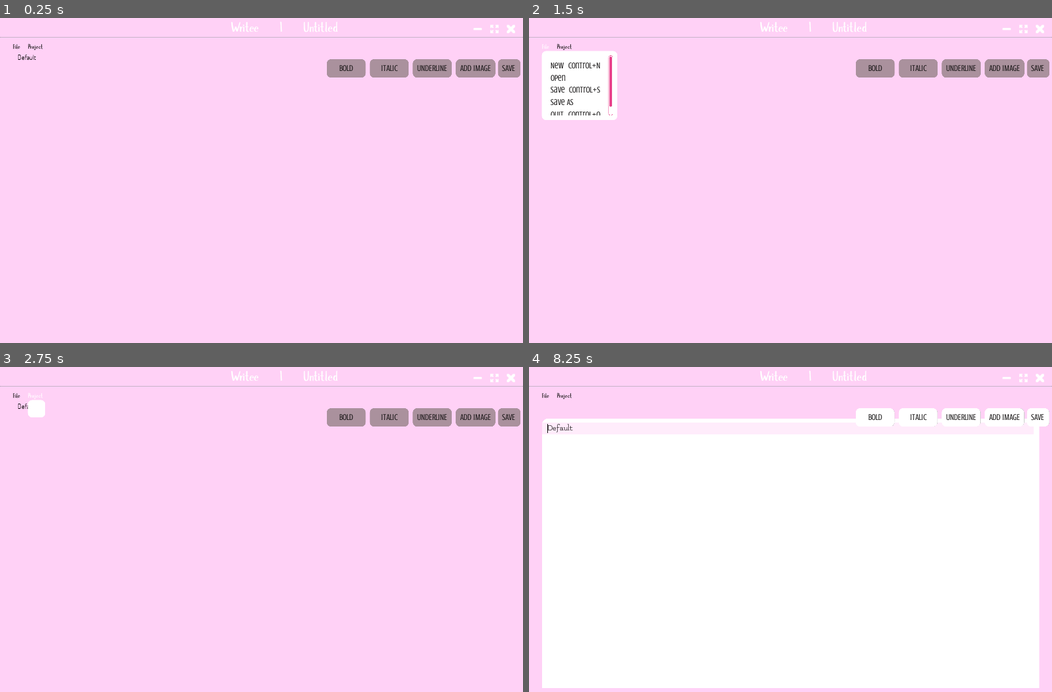
Above: before the commit, frames 1-4 (two rows, left to right).
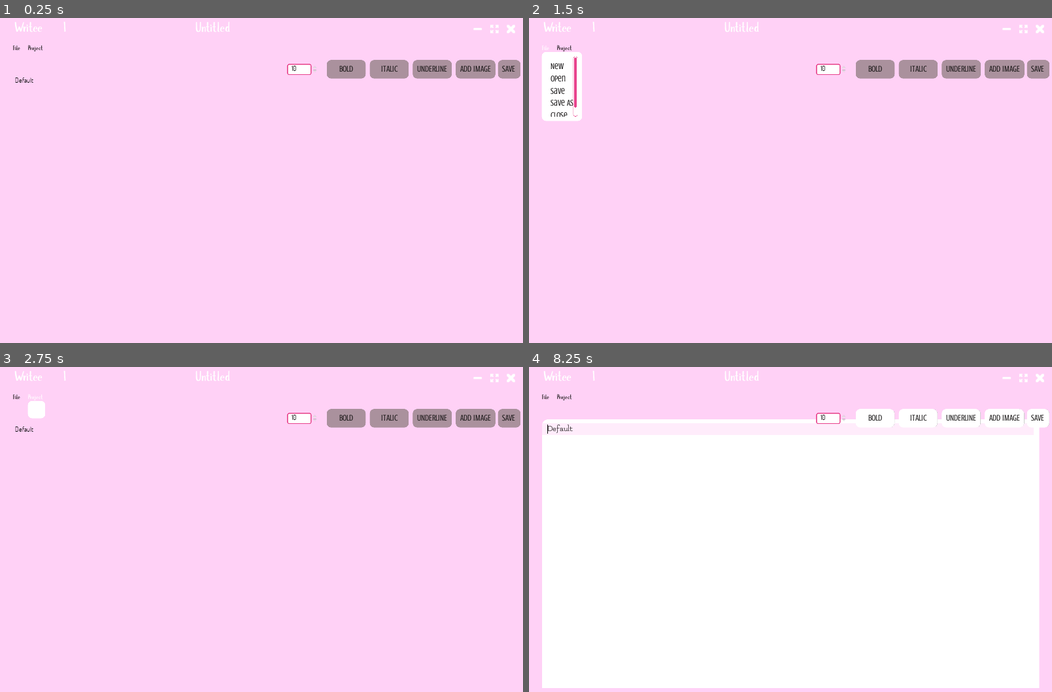
Above: after the commit, the same moments.

Repository: Lulullia/Writee
Game: Godot game, scene res://Main.tscn
Same seed, same stepped clock (60 frames per second), same inputs: the game is played once before the commit and once after it. Before the commit the project has no main scene; this scene is started directly in both runs.
Inputs (mouse positions are in pixels of both pictures, inside the frame that each line leads up to):
- Up to frame 1 (0.25 s): no input
- Up to frame 2 (1.5 s): click (1004, 27) at 0.5 s; click "File" at 1.25 s
- Up to frame 3 (2.75 s): click "Project" at 2 s
- Up to frame 4 (8.25 s): click (1004, 376) at 2.75 s; click "File" at 3.5 s; click "Project" at 4.25 s; click (1004, 376) at 5 s; click "File" at 5.75 s; click "Project" at 6.5 s; tap Enter at 7.25 s; drag from (790, 376) to (842, 464) at 7.27 s; tap Space at 8 s; drag from (685, 558) to (764, 614) at 8.02 s

The runs differ from the first frame. In frame 1, 1.1% of the frame differs, in the area x 0-100%, y 1-20%; in frame 2, 2.8%, in the area x 0-100%, y 1-32%; in frame 3, 1.1%; in frame 4, 1.0%.

Commit message:
Added Easy Formatting & Change Font Size

Diff:
--- a/GLOBAL.gd
+++ b/GLOBAL.gd
@@ -1,29 +1,20 @@
 extends Node
 
-###SIGNALS###
-signal saved
 
 ###############
 ###VARIABLES###
 ###############
 
-const UNTITLED = "Untitled"
-
-onready var Manus_text_env = get_node("/root/Main/Text/Write_Environment/TextEdit")
-
 var app_name = "Writee"
 
-var current_filename = UNTITLED
-var current_filepath
+var current_filename = "Untitled" setget set_current_filename, get_current_filename
+var current_filepath setget set_current_filename, get_current_filepath
 
 var previous_filename = []
 var previous_filepath = []
 
 #Init
 func _ready():
-
-
-	Input.set_custom_mouse_cursor(load("res://Assets/png/cursor_pointer3D.png"), Input.CURSOR_POINTING_HAND)
 
 	var system = File.new()
 	system.open("user/system.wrt", 1)
@@ -33,17 +24,26 @@
 	print(previous_filename)
 	print(previous_filepath)
 
+#Input
+func _input(event):
+
+	if event is InputEventKey:
+		if event.pressed && event.scancode == 83 && Input.is_action_pressed("save"):
+			_save(false)
 
 #Saving
-func _save():
+func _save(quitting):
+	#Save code
 	print("saving")
-	emit_signal("saved")
+	#When save is complete
+	if quitting:
+		_quit()
+	else:
+		pass
 
 
 #Quitting
 func _quit():
-
-	#Add a "do you want to save" reminder
 
 	if current_filepath:
 		previous_filename.push_front(current_filename)
@@ -56,3 +56,15 @@
 		system.close()
 
 	get_tree().quit()
+
+###SETTERS & GETTERS###
+
+func set_current_filename(value):
+	current_filename = value
+func get_current_filename():
+	return current_filename
+
+func set_current_filepath(value):
+	current_filepath = value
+func get_current_filepath():
+	return current_filepath
--- a/Main.gd
+++ b/Main.gd
@@ -1 +1,9 @@
 extends Node
+
+
+func _on_MainUI_open_file(text, override):
+	$ToolBar._update_window_title()
+	if override:
+		$Text/Write_Environment.set_actual_text(text)
+	else:
+		pass
--- a/Main.tscn
+++ b/Main.tscn
@@ -1,11 +1,9 @@
-[gd_scene load_steps=6 format=2]
+[gd_scene load_steps=5 format=2]
 
 [ext_resource path="res://Main.gd" type="Script" id=1]
 [ext_resource path="res://MainUI/ToolBar.tscn" type="PackedScene" id=2]
 [ext_resource path="res://MainUI/MainUI.tscn" type="PackedScene" id=3]
 [ext_resource path="res://WritingEnvironment/Write_Environment.tscn" type="PackedScene" id=4]
-
-[sub_resource type="StyleBoxEmpty" id=1]
 
 [node name="Main" type="Control"]
 anchor_right = 1.0
@@ -13,38 +11,23 @@
 script = ExtResource( 1 )
 
 [node name="ToolBar" parent="." instance=ExtResource( 2 )]
-anchor_right = 0.0
-margin_right = 1216.0
 margin_bottom = 50.0
-mouse_filter = 1
 
 [node name="Text" type="VBoxContainer" parent="."]
 anchor_right = 1.0
 anchor_bottom = 1.0
-
-[node name="HSeparator" type="HSeparator" parent="Text"]
-margin_right = 1216.0
-margin_bottom = 40.0
-custom_styles/separator = SubResource( 1 )
-custom_constants/separation = 40
-
-[node name="HSeparator2" type="HSeparator" parent="Text"]
-margin_top = 44.0
-margin_right = 1216.0
-margin_bottom = 46.0
-custom_constants/separation = 2
+margin_top = 52.0
 
 [node name="MainUI" parent="Text" instance=ExtResource( 3 )]
 anchor_right = 0.0
-margin_top = 50.0
 margin_right = 1216.0
-margin_bottom = 93.0
 
 [node name="Write_Environment" parent="Text" instance=ExtResource( 4 )]
 anchor_right = 0.0
 anchor_bottom = 0.0
-margin_top = 97.0
+margin_top = 47.0
 margin_right = 1216.0
-margin_bottom = 816.0
+margin_bottom = 764.0
 size_flags_horizontal = 3
 size_flags_vertical = 3
+[connection signal="open_file" from="Text/MainUI" to="." method="_on_MainUI_open_file"]
--- a/MainUI/MainUI.gd
+++ b/MainUI/MainUI.gd
@@ -1,82 +1,54 @@
 extends Control
+
+signal open_file
+signal close_file
 
 onready var file_menu = get_node("Menus/File")
 
 func _ready():
 	file_menu.get_popup().connect("id_pressed", self, "_on_FileMenu_pressed")
-	_apply_shortcuts()
-
-
-func _apply_shortcuts():
-	for action in [0, 1, 2, 3, 4]:
-		var scancode
-		var shortcut = ShortCut.new()
-		var inputevent = InputEventKey.new()
-		match action:
-			0:
-				scancode = 78
-				inputevent.control = true
-			1:
-				pass
-			2:
-				scancode = 83
-				inputevent.control = true
-			3:
-				pass
-			4:
-				scancode = 81
-				inputevent.control = true
-		if scancode:
-			inputevent.set_scancode(scancode)
-			shortcut.set_shortcut(inputevent)
-			file_menu.get_popup().set_item_shortcut(action, shortcut, true)
 
 
 func _on_FileMenu_pressed(id):
 	match id:
 		#New
 		0:
-			GLOBAL.current_filename = "Untitled"
-			GLOBAL._update_window_title()
-			GLOBAL.Manus_text_env.text = ""
+			GLOBAL.set_current_filename("Untitled")
+			emit_signal("open_file", "", true)
 		#Open
 		1:
 			$Menus/File/Open.popup()
 		#Save
 		2:
 			if GLOBAL.current_filepath:
-				var file = File.new()
-				file.open(GLOBAL.current_filepath, 2)
-				file.store_string(GLOBAL.Manus_text_env.text)
-				file.close()
+				GLOBAL._save(false)
 			else:
 				$Menus/File/SaveAs.popup()
 		#Save As
 		3:
 			$Menus/File/SaveAs.popup()
-		#Quit
+		#Close
 		4:
-			GLOBAL._quit()
+			emit_signal("close_file")
 
 
 func _on_Open_file_selected(path):
-	print(path)
 	var file = File.new()
 	file.open(path, 1)
-	GLOBAL.Manus_text_env.text = file.get_as_text()
+	var text = file.get_as_text()
 	file.close()
 
-	GLOBAL.current_filename = path
-	GLOBAL.current_filepath = path
-	GLOBAL._update_window_title()
+	GLOBAL.set_current_filename($Menus/File/Open.get_current_file())
+	GLOBAL.set_current_filepath(path)
+
+	emit_signal("open_file", text, true)
+
 
 
 func _on_SaveAs_file_selected(path):
-	var file = File.new()
-	file.open(path, 2)
-	file.store_string(GLOBAL.Manus_text_env.text)
-	file.close()
+	GLOBAL._save(false)
 
-	GLOBAL.current_filename = path
-	GLOBAL.current_filepath = path
-	GLOBAL._update_window_title()
+	GLOBAL.set_current_filename($Menus/File/SaveAs.get_current_file())
+	GLOBAL.set_current_filepath(path)
+
+	emit_signal("open_file", "", false)
--- a/MainUI/MainUI.tscn
+++ b/MainUI/MainUI.tscn
@@ -28,10 +28,9 @@
 margin_right = 27.0
 margin_bottom = 23.0
 mouse_default_cursor_shape = 2
-shortcut_in_tooltip = false
 text = "File"
 align = 0
-items = [ "New", null, 0, false, false, -1, 0, null, "", false, "Open", null, 0, false, false, -1, 0, null, "", false, "Save", null, 0, false, false, -1, 0, null, "", false, "Save As", null, 0, false, false, -1, 0, null, "", false, "Quit", null, 0, false, false, -1, 0, null, "", false ]
+items = [ "New", null, 0, false, false, -1, 0, null, "", false, "Open", null, 0, false, false, -1, 0, null, "", false, "Save", null, 0, false, false, -1, 0, null, "", false, "Save As", null, 0, false, false, -1, 0, null, "", false, "Close", null, 0, false, false, -1, 0, null, "", false ]
 switch_on_hover = true
 
 [node name="Open" type="FileDialog" parent="Menus/File"]
@@ -80,3 +79,5 @@
 text = "Project"
 align = 0
 switch_on_hover = true
+[connection signal="file_selected" from="Menus/File/Open" to="." method="_on_Open_file_selected"]
+[connection signal="file_selected" from="Menus/File/SaveAs" to="." method="_on_SaveAs_file_selected"]
--- a/MainUI/ToolBar.tscn
+++ b/MainUI/ToolBar.tscn
@@ -8,17 +8,18 @@
 [ext_resource path="res://Assets/png/cross.png" type="Texture" id=6]
 [ext_resource path="res://Assets/fonts/Crushed-Regular.ttf" type="DynamicFontData" id=7]
 
+[sub_resource type="StyleBoxEmpty" id=2]
+
 [sub_resource type="DynamicFont" id=1]
 size = 33
 font_data = ExtResource( 3 )
 
-[sub_resource type="StyleBoxEmpty" id=2]
-
 [sub_resource type="DynamicFont" id=3]
 size = 30
 font_data = ExtResource( 7 )
 
 [node name="ToolBar" type="HBoxContainer"]
+pause_mode = 2
 anchor_right = 1.0
 margin_bottom = 38.0
 mouse_filter = 0
@@ -29,9 +30,16 @@
 "_edit_horizontal_guides_": [  ]
 }
 
+[node name="VSeparator7" type="VSeparator" parent="."]
+margin_right = 30.0
+margin_bottom = 50.0
+mouse_filter = 1
+custom_styles/separator = SubResource( 2 )
+custom_constants/separation = 30
+
 [node name="WindowTitle" type="Label" parent="."]
-margin_left = 522.0
-margin_right = 598.0
+margin_left = 34.0
+margin_right = 110.0
 margin_bottom = 50.0
 rect_min_size = Vector2( 0, 50 )
 rect_pivot_offset = Vector2( 46, 20 )
@@ -43,17 +51,17 @@
 valign = 1
 
 [node name="VSeparator5" type="VSeparator" parent="."]
-margin_left = 602.0
-margin_right = 642.0
+margin_left = 114.0
+margin_right = 154.0
 margin_bottom = 50.0
 mouse_filter = 1
 custom_styles/separator = SubResource( 2 )
 custom_constants/separation = 40
 
 [node name="Slash" type="Label" parent="."]
-margin_left = 646.0
+margin_left = 158.0
 margin_top = 8.0
-margin_right = 652.0
+margin_right = 164.0
 margin_bottom = 42.0
 mouse_filter = 1
 custom_fonts/font = SubResource( 1 )
@@ -63,20 +71,21 @@
 valign = 2
 
 [node name="VSeparator6" type="VSeparator" parent="."]
-margin_left = 656.0
-margin_right = 696.0
+margin_left = 168.0
+margin_right = 208.0
 margin_bottom = 50.0
 mouse_filter = 1
 custom_styles/separator = SubResource( 2 )
 custom_constants/separation = 40
 
 [node name="DocTitle" type="Label" parent="."]
-margin_left = 700.0
+margin_left = 212.0
 margin_right = 787.0
 margin_bottom = 50.0
 rect_min_size = Vector2( 0, 50 )
 rect_pivot_offset = Vector2( 46, 20 )
 mouse_filter = 1
+size_flags_horizontal = 3
 custom_fonts/font = SubResource( 1 )
 custom_colors/font_color = Color( 1, 1, 1, 1 )
 text = "Untitled"
--- a/MainUI/ToolBarScript.gd
+++ b/MainUI/ToolBarScript.gd
@@ -7,8 +7,8 @@
 
 
 ###FUNCTIONS###
-#func _ready():
-#	_update_window_title()
+func _ready():
+	_update_window_title()
 
 func _process(delta):
 
@@ -55,9 +55,6 @@
 func _on_SaveNo_pressed():
 	GLOBAL._quit()
 func _on_SaveYes_pressed():
-	GLOBAL._save()
-	yield(GLOBAL, "saved")
-	$Close/SaveConfirm.hide()
-	GLOBAL._quit()
+	GLOBAL._save(true)
 func _on_SaveCancel_pressed():
 	$Close/SaveConfirm.hide()
--- a/WritingEnvironment/Write_Environment.gd
+++ b/WritingEnvironment/Write_Environment.gd
@@ -1,6 +1,14 @@
 extends Control
 
-var actual_text
+var actual_text setget set_actual_text, get_actual_text
+
+func set_actual_text(value):
+	actual_text = value
+	$TextEdit.set_text(value)
+	$RichTextLabel.bbcode_text = value
+
+func get_actual_text():
+	return actual_text
 
 func _ready():
 	$FileDialog.set_filters(PoolStringArray(["*.png ; PGN Images","*.jpg ; JPG Images","*.jpeg ; JPEG Images"]))
@@ -55,11 +63,32 @@
 	actual_text = $TextEdit.text
 
 
-#func _on_italic_pressed():
-#	$TextEdit.insert_text_at_cursor("[img]"+path+"[/img]")
-#	actual_text = $TextEdit.text
-#
-#
-#func _on_underline_pressed():
-#	$TextEdit.insert_text_at_cursor("[img]"+path+"[/img]")
-#	actual_text = $TextEdit.text
+func _on_italic_pressed():
+
+	var text
+
+	if $TextEdit.is_selection_active():
+		text = $TextEdit.get_selection_text()
+		$TextEdit.cut()
+	else:
+		text = ""
+	$TextEdit.insert_text_at_cursor("[i]"+text+"[/i]")
+	actual_text = $TextEdit.text
+
+
+func _on_underline_pressed():
+
+	var text
+
+	if $TextEdit.is_selection_active():
+		text = $TextEdit.get_selection_text()
+		$TextEdit.cut()
+	else:
+		text = ""
+	$TextEdit.insert_text_at_cursor("[u]"+text+"[/u]")
+	actual_text = $TextEdit.text
+
+
+func _on_SpinBox_value_changed(value):
+	for font in ["mono_font", "bold_italics_font", "bold_font", "italics_font", "normal_font"]:
+		$RichTextLabel.get_font(font).set_size(value)
--- a/WritingEnvironment/Write_Environment.tscn
+++ b/WritingEnvironment/Write_Environment.tscn
@@ -38,7 +38,6 @@
 margin_right = -30.0
 margin_bottom = -70.0
 focus_mode = 1
-readonly = true
 highlight_current_line = true
 override_selected_font_color = true
 smooth_scrolling = true
@@ -47,14 +46,12 @@
 caret_blink_speed = 0.42
 
 [node name="RichTextLabel" type="RichTextLabel" parent="."]
-anchor_left = 0.5
-anchor_top = 0.5
-anchor_right = 0.5
-anchor_bottom = 0.5
-margin_left = -567.0
-margin_top = -373.0
-margin_right = 566.0
-margin_bottom = 327.0
+anchor_right = 1.0
+anchor_bottom = 1.0
+margin_left = 35.0
+margin_top = 42.0
+margin_right = -38.0
+margin_bottom = -80.0
 custom_fonts/mono_font = SubResource( 1 )
 custom_fonts/bold_italics_font = SubResource( 2 )
 custom_fonts/italics_font = SubResource( 3 )
@@ -127,6 +124,15 @@
 margin_bottom = 259.0
 window_title = "Open a File"
 mode = 0
+
+[node name="SpinBox" type="SpinBox" parent="."]
+margin_left = 667.895
+margin_top = 14.5754
+margin_right = 739.895
+margin_bottom = 39.5754
+min_value = 10.0
+value = 10.0
+rounded = true
 [connection signal="gui_input" from="RichTextLabel" to="." method="_on_RichTextLabel_gui_input"]
 [connection signal="pressed" from="save" to="." method="_on_Button_pressed"]
 [connection signal="pressed" from="image" to="." method="_on_Button2_pressed"]
@@ -134,3 +140,4 @@
 [connection signal="pressed" from="italic" to="." method="_on_italic_pressed"]
 [connection signal="pressed" from="underline" to="." method="_on_underline_pressed"]
 [connection signal="file_selected" from="FileDialog" to="." method="_on_FileDialog_file_selected"]
+[connection signal="value_changed" from="SpinBox" to="." method="_on_SpinBox_value_changed"]
--- a/project.godot
+++ b/project.godot
@@ -16,6 +16,7 @@
 [application]
 
 config/name="Writee - Loading..."
+run/main_scene="res://Main.tscn"
 boot_splash/image="res://Luneal Labs.png"
 boot_splash/bg_color=Color( 1, 1, 1, 1 )
 config/icon="res://icon.png"
@@ -23,7 +24,6 @@
 [autoload]
 
 GLOBAL="*res://GLOBAL.gd"
-ToolBarScript="*res://MainUI/ToolBarScript.gd"
 
 [debug]
 
@@ -48,6 +48,14 @@
 
 enabled=PoolStringArray( "notes_tab", "sprite_quick_offset" )
 
+[input]
+
+save={
+"deadzone": 0.5,
+"events": [ Object(InputEventKey,"resource_local_to_scene":false,"resource_name":"","device":0,"alt":false,"shift":false,"control":false,"meta":false,"command":false,"pressed":false,"scancode":16777238,"unicode":0,"echo":false,"script":null)
+ ]
+}
+
 [rendering]
 
 environment/default_clear_color=Color( 1, 0.823529, 0.968627, 1 )
